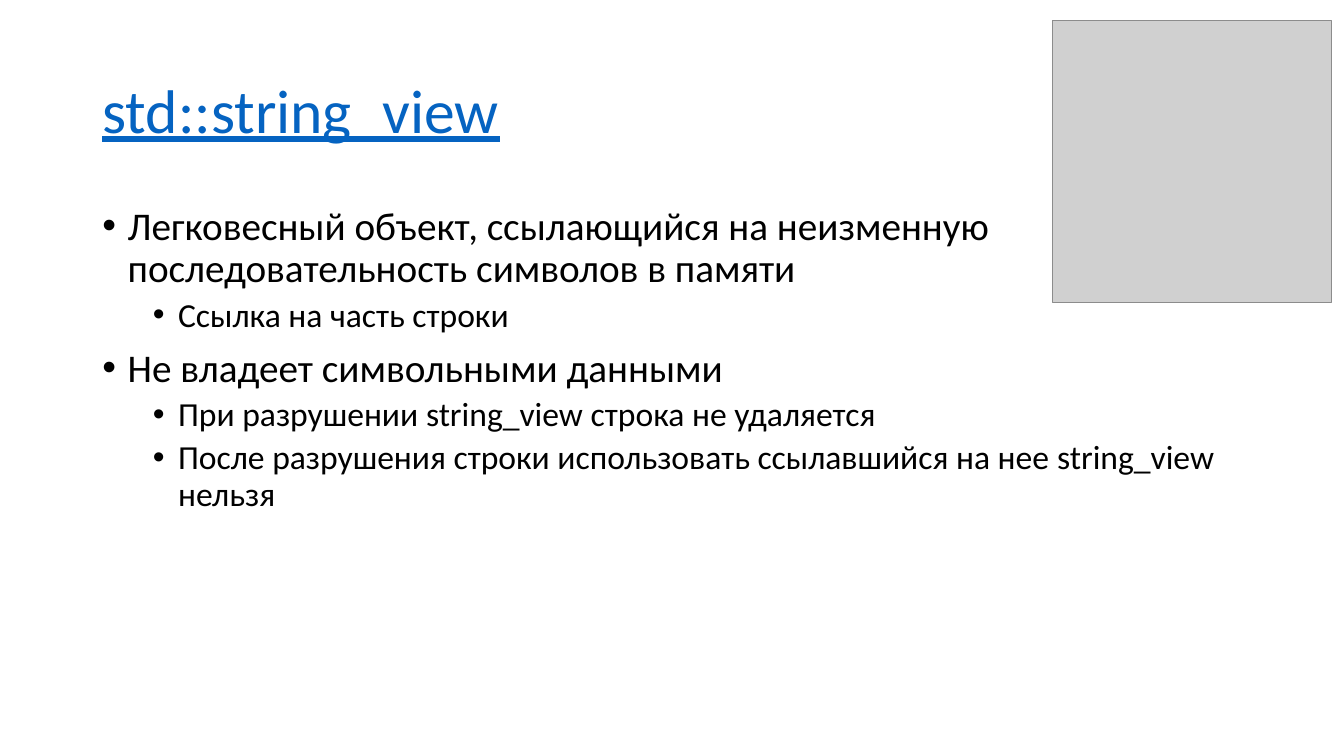
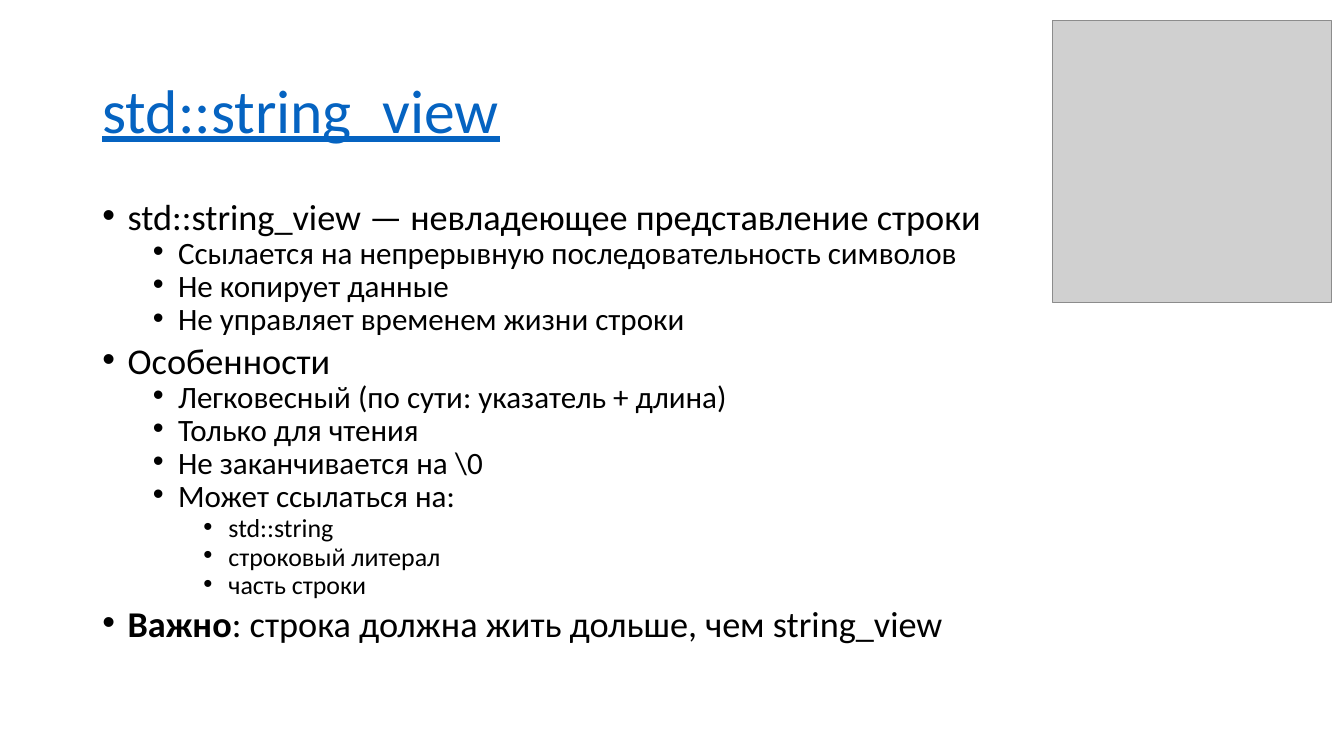
Before and after one commit to alexey-malov/oop, a slide deck: slide 16 of lectures/01/Стандартная библиотека.pptx. Drawn at 1344x756 pixels with LibreOffice and Linux fonts; fonts in the diff are those of the drawing; grey boxes stand for pictures. Boxes give left, top, right and bottom in pixels: in the first picture for what was removed or moved away, otherwise in the second. Text is boxed around its words. In the diff, an @@ line names an element or a change of style, - is before the commit and + after.

Commit message:
Обновил раздел про string_view

```diff
--- a/lectures/01/Стандартная библиотека.pptx
+++ b/lectures/01/Стандартная библиотека.pptx
@@ text at box(128, 204, 981, 644): text changed; size 24 to 22.2 pt @@
-• Легковесный объект, ссылающийся на неизменную последовательность символов в памяти
-  • Ссылка на часть строки
-• Не владеет символьными данными
-  • При разрушении string_view строка не удаляется
-  • После разрушения строки использовать ссылавшийся на нее string_view нельзя
+• std::string_view — невладеющее представление строки
+  • Ссылается на непрерывную последовательность символов
+  • Не копирует данные
+  • Не управляет временем жизни строки
+• Особенности
+  • Легковесный (по сути: указатель + длина)
+  • Только для чтения
+  • Не заканчивается на \0
+  • Может ссылаться на:
+    • std::string
+    • строковый литерал
+    • часть строки
+• Важно: строка должна жить дольше, чем string_view
```
Also in this commit, not shown: 1 other slide changed.
